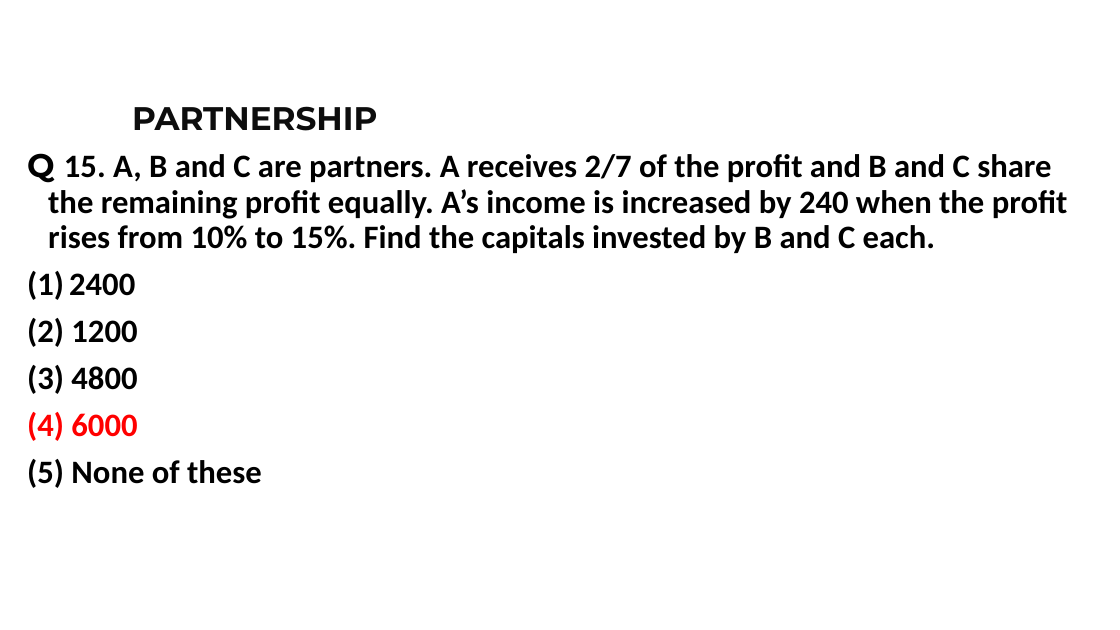
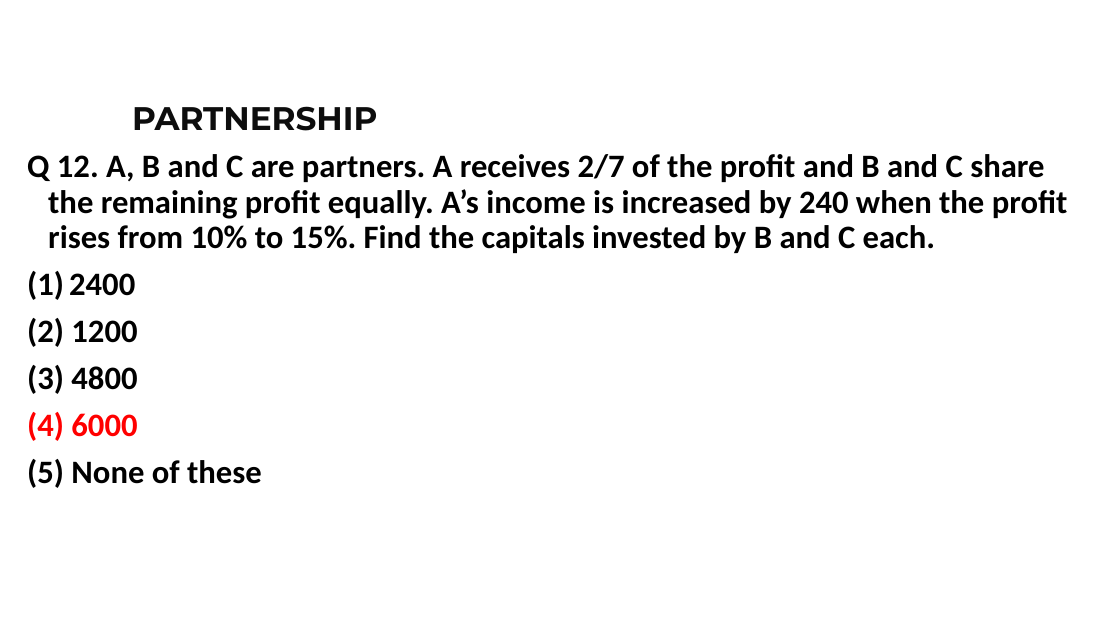
Before and after one commit to Harshita251005/BE-CSE-3RD-YEAR, a slide deck: slide 28 of NALR/11. Partnership.pptx (slide 34 before the commit). Drawn at 1120x630 pixels with LibreOffice and Linux fonts; fonts in the diff are those of the drawing; background and template pictures are left out. Boxes give left, top, right and bottom in pixels: in the first picture for what was removed or moved away, otherwise in the second. Text is boxed around its words. In the diff, an @@ line names an element or a change of style, - is before the commit and + after.

```diff
--- a/NALR/11. Partnership.pptx
+++ b/NALR/11. Partnership.pptx
@@ text at (27,154,1068,253): text changed @@
-Q 15. A, B and C are partners. A receives 2/7 of the profit and B and C share the remaining profit equally. A’s income is increased by 240 when the profit rises from 10% to 15%. Find the capitals invested by B and C each.
+Q 12. A, B and C are partners. A receives 2/7 of the profit and B and C share the remaining profit equally. A’s income is increased by 240 when the profit rises from 10% to 15%. Find the capitals invested by B and C each.
```
Also in this commit, not shown: 38 other slides changed, 1 slide added, 16 slides removed, 24 other files.
